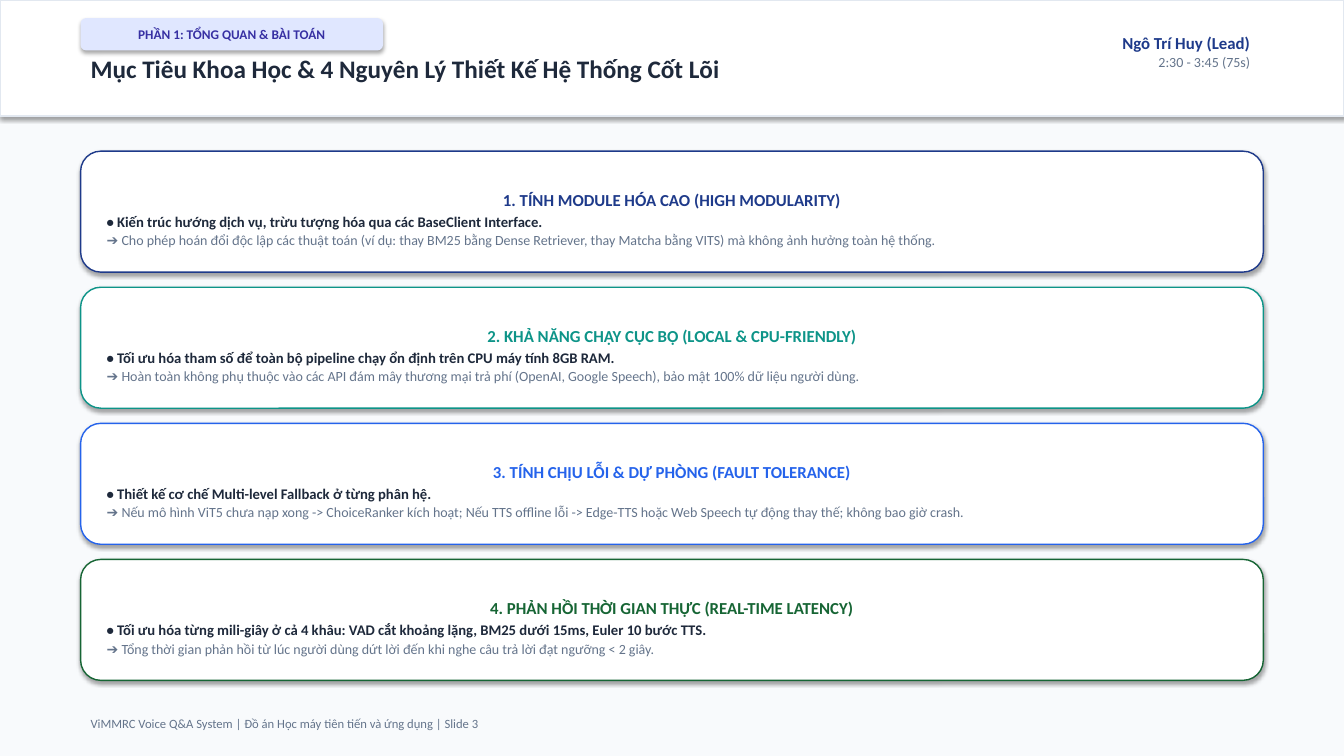
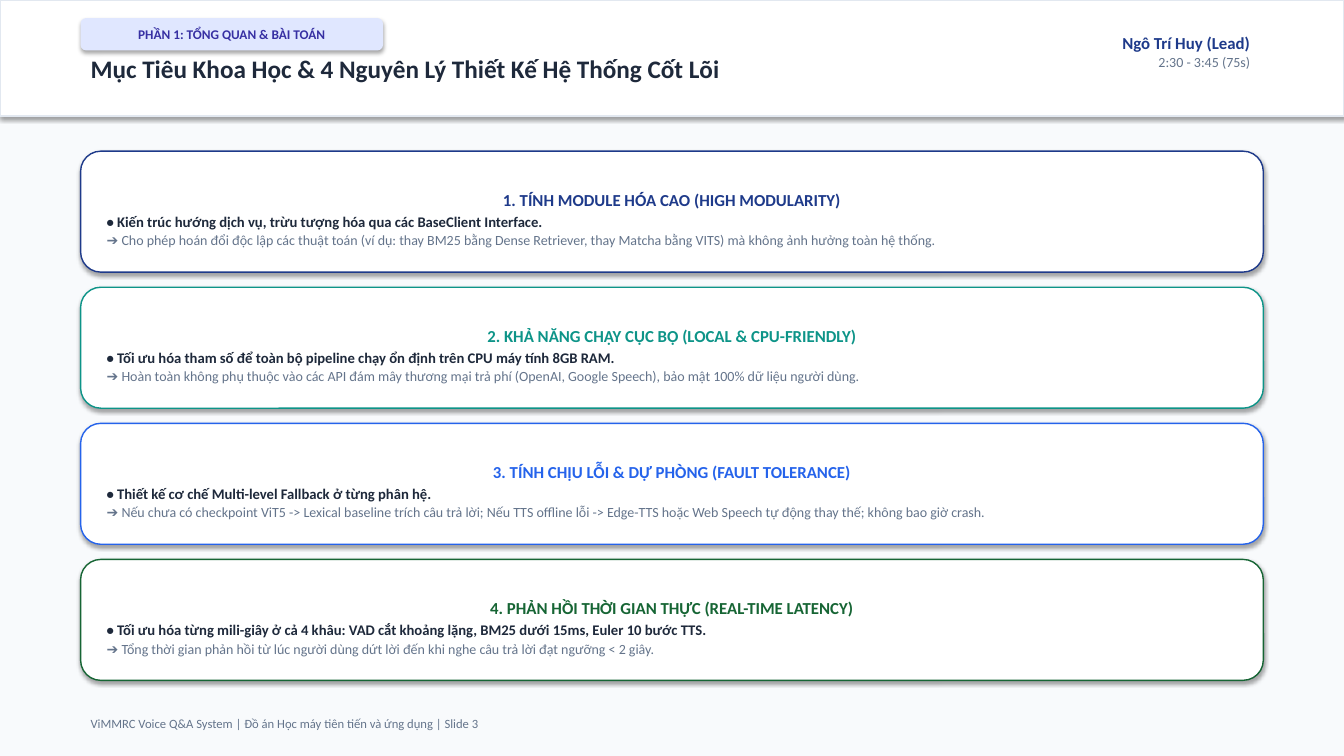
Before and after one commit to ngohuy04022000/vimmrc-qa-voice, a slide deck: slide 3 of docs/ViMMRC_Presentation_30min.pptx. Drawn at 1344x756 pixels with LibreOffice and Linux fonts; fonts in the diff are those of the drawing. Boxes give left, top, right and bottom in pixels: in the first picture for what was removed or moved away, otherwise in the second. Text is boxed around its words. In the diff, an @@ line names an element or a change of style, - is before the commit and + after.

```diff
--- a/docs/ViMMRC_Presentation_30min.pptx
+++ b/docs/ViMMRC_Presentation_30min.pptx
@@ text in rounded rectangle at (122, 506, 984, 520): text changed @@
-➔ Nếu mô hình ViT5 chưa nạp xong -> ChoiceRanker kích hoạt; Nếu TTS offline lỗi -> Edge-TTS hoặc Web Speech tự động thay thế; không bao giờ crash.
+➔ Nếu chưa có checkpoint ViT5 -> Lexical baseline trích câu trả lời; Nếu TTS offline lỗi -> Edge-TTS hoặc Web Speech tự động thay thế; không bao giờ crash.
```
Also in this commit, not shown: 6 other slides changed, 1 other file.
